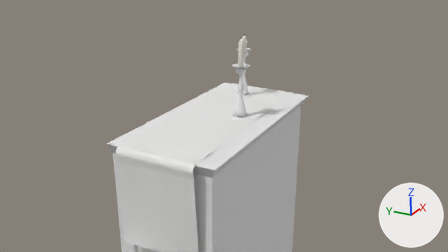
A saved change to the Blender file Assets/models/floor_2/bedroom_se/dresser03/dresser03.blend.
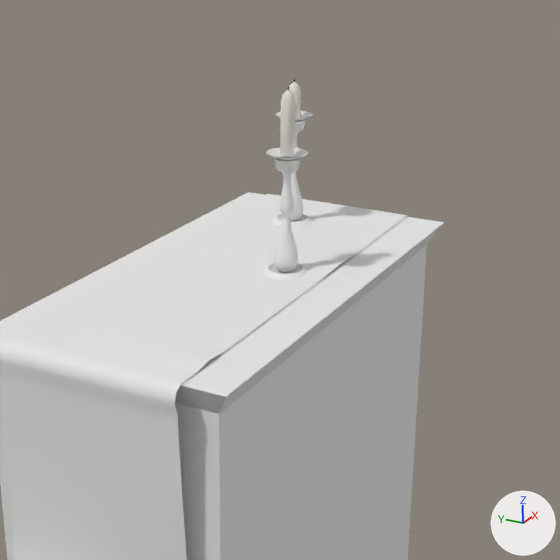
There are two pictures of each version: one from the file's camera 'Camera', one close up on the part from 26% to 80% of the width and 0% to 96% of the height. Arrows for +X, +Y and +Z are at lower right; the lights stay in place.

Names of what the first close-up shows: 'Cylinder', 'base', 'candlestick2.000', 'candlestick2.001', 'cloth', 'drawers', 'top'.
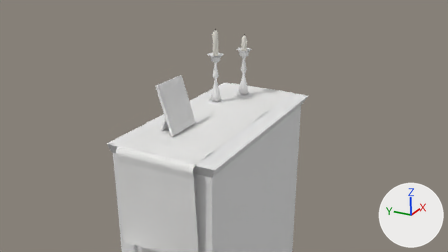
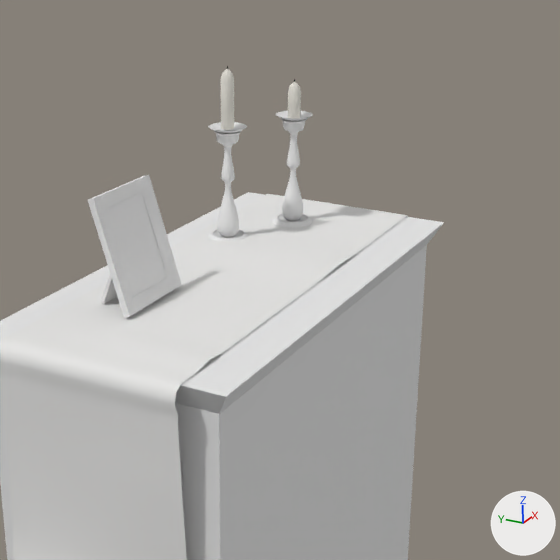
Boxes (x1, y1, x2, y2) around the edits, measured in the close-ups (560 x 560 px):
'frame', added
    after: (88, 175, 182, 317)
'candlestick2.000', moved
    before: (264, 148, 308, 280)
    after: (208, 122, 248, 241)
'photo', added
    after: (105, 193, 168, 298)
'Cylinder', moved
    before: (280, 87, 296, 156)
    after: (221, 66, 234, 130)
'frame_stand', added
    after: (101, 274, 117, 304)

The change, as a diff of the scene's bpy script:
```diff
--- a/Assets/models/floor_2/bedroom_se/dresser03/dresser03.blend.py
+++ b/Assets/models/floor_2/bedroom_se/dresser03/dresser03.blend.py
@@ mat_photo_frame02 @@
+mat_photo_frame02 = diffuse_material('photo_frame02')
+mat_photo_frame02.base_color = (0.8, 0.8, 0.8)  # white #e7e7e7
@@ mat_boy_photo @@
+mat_boy_photo = diffuse_material('boy_photo')
+mat_boy_photo.base_color = (0.8, 0.8, 0.8)  # white #e7e7e7
@@ me_cube_005 @@
+me_cube_005.from_pydata(...)  # a box spanning x -1.0..1.0, y -1.0..1.0, z -1.0..1.0
+me_cube_005.materials.append(mat_photo_frame02)  # its picture is missing
@@ me_plane_001 @@
+me_plane_001.from_pydata([(1.0, -1.0, 0.0), (-1.0, -1.0, 0.0), (1.0, 1.0, 0.0), (-1.0, 1.0, 0.0)], [], [(1, 0, 2, 3)])
+me_plane_001.materials.append(mat_boy_photo)  # its picture is missing
@@ me_cube_004 @@
+me_cube_004.from_pydata(...)  # 32 vertices, 29 faces; spans x -1.0..1.0, y -1.0..1.0, z -1.0..1.0
+me_cube_004.materials.append(mat_photo_frame02)  # its picture is missing
@@ ob_cylinder @@
 ob_cylinder = bpy.data.objects.new('Cylinder', me_cylinder)
-ob_cylinder.location = (0.055, -0.156, 2.629)
+ob_cylinder.location = (0.268, 0.174, 2.629)
 ob_cylinder.scale = (-0.0223, -0.0223, -0.0814)
@@ ob_candlestick2_000 @@
 ob_candlestick2_000 = bpy.data.objects.new('candlestick2.000', me_mesh_000)
-ob_candlestick2_000.location = (0.055, -0.156, 2.167)
+ob_candlestick2_000.location = (0.268, 0.174, 2.167)
 ob_candlestick2_000.rotation_euler = (0.0, 0.0, 3.884)  # degrees (0, 0, 223)
@@ ob_frame_stand @@
+ob_frame_stand = bpy.data.objects.new('frame_stand', me_cube_005)
+ob_frame_stand.location = (-0.371, 0.16, 2.257)
+ob_frame_stand.rotation_euler = (0.365, 0.0, 0.0)  # degrees (21, 0, 0)
+ob_frame_stand.scale = (-0.0786, -0.00492, -0.095)
@@ ob_photo @@
+ob_photo = bpy.data.objects.new('photo', me_plane_001)
+ob_photo.parent = ob_frame
+ob_photo.matrix_parent_inverse = Matrix(((7.102, 0.0, 0.0, 2.982), (0.0, 95.56, 0.0, -20.39), (0.0, 0.0, 5.734, -13.94), (0.0, 0.0, 0.0, 1.0)))
+ob_photo.location = (-0.42, 0.213, 2.431)
+ob_photo.rotation_euler = (1.571, 0.0, 0.0)  # degrees (90, 0, 0)
+ob_photo.scale = (0.0987, 0.138, 0.138)
@@ ob_frame @@
+ob_frame = bpy.data.objects.new('frame', me_cube_004)
+ob_frame.location = (-0.371, 0.118, 2.341)
+ob_frame.rotation_euler = (-0.31, 0.0, 0.0)  # degrees (-18, 0, 0)
+ob_frame.scale = (0.141, 0.0105, 0.174)
```
